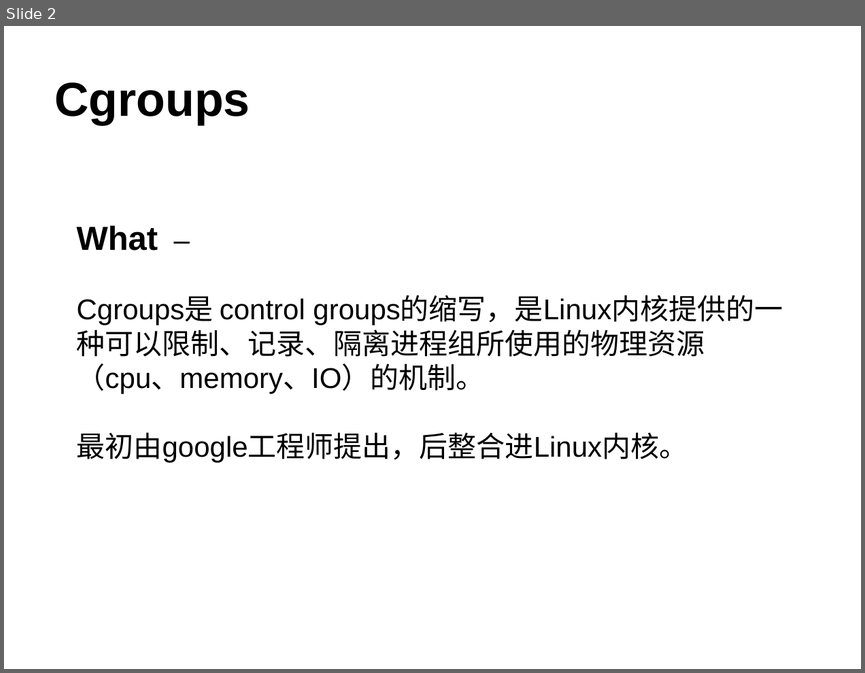
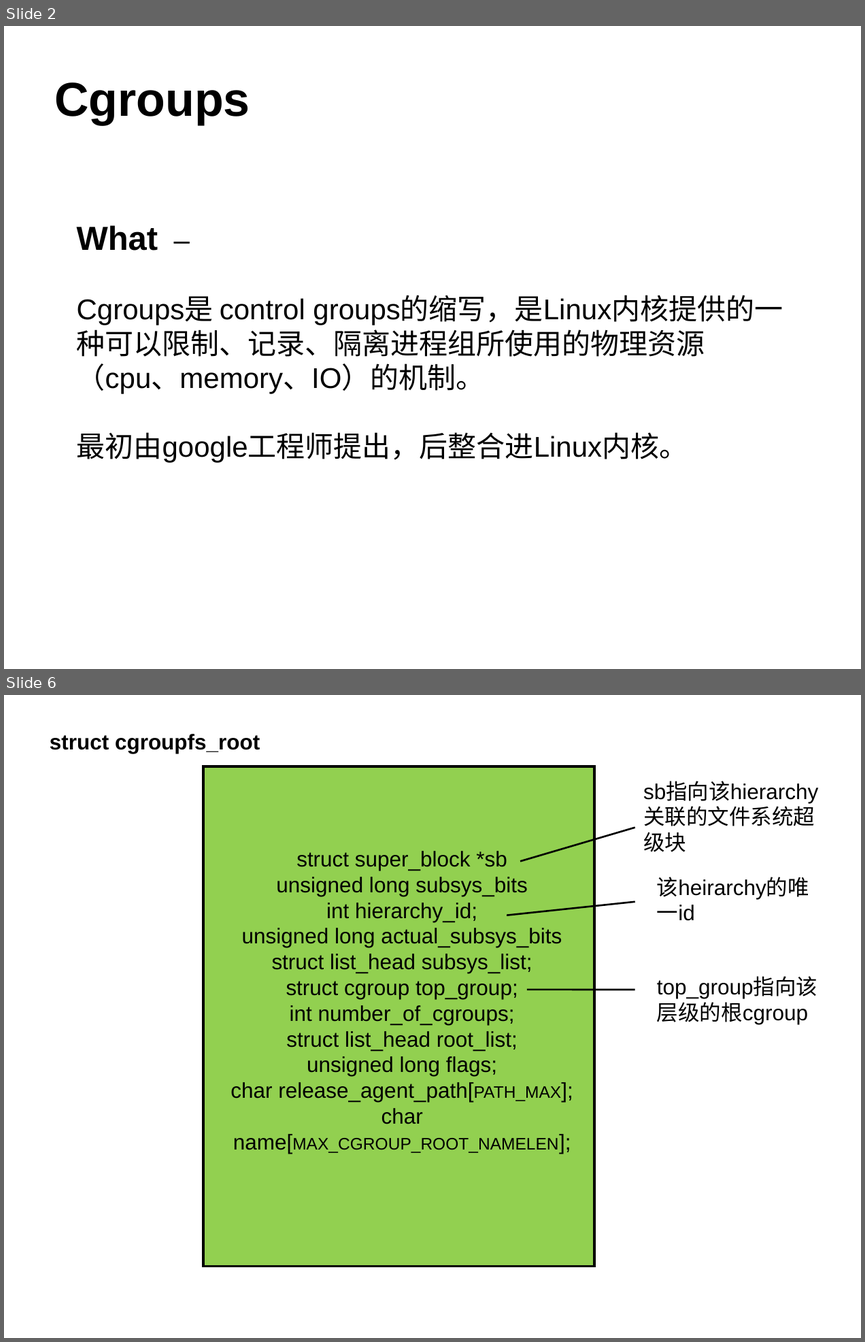
Before and after one commit to L-maple/architecture_diagrams, a slide deck: OS/CGroups.ppt. Shown one above the other, each under a label of ours: slide 2 before the commit, slides 2 and 6 after it; the slides between them are not shown. The pictures are 865x673 and 865x1342 pixels, drawn with LibreOffice and Linux fonts; fonts in the diff are those of the drawing. Boxes give left, top, right and bottom in pixels: in the first picture for what was removed or moved away, otherwise in the second. Text is boxed around its words. In the diff, an @@ line names an element or a change of style, - is before the commit and + after.

```diff
--- a/OS/CGroups.ppt
+++ b/OS/CGroups.ppt
@@ slide 6 added at <box>4,695,861,1338</box>, background #FFFFFF @@
@@ text added at <box>50,734,260,753</box>, 18 pt, text #000000, bold @@
+struct cgroupfs_root
@@ rectangle added at <box>203,767,594,1266</box>, fill #92D050, outline #000000 2.24 pt @@
@@ text added at <box>634,773,830,859</box>, 18 pt, text #000000 @@
+sb指向该hierarchy关联的文件系统超级块
@@ line added from (520, 861) to (634, 827), #000000 1.5 pt @@
@@ text added at <box>230,851,562,1153</box>, 18 pt, text #000000 @@
+struct super_block *sb
+unsigned long subsys_bits
+int hierarchy_id;
+unsigned long actual_subsys_bits
+struct list_head subsys_list;
+struct cgroup top_group;
+int number_of_cgroups;
+struct list_head root_list;
+unsigned long flags;
+char release_agent_path[PATH_MAX];
+char name[MAX_CGROUP_ROOT_NAMELEN];
@@ text added at <box>657,877,809,900</box>, 18 pt, text #000000 @@
+该heirarchy的唯一id
@@ line added from (507, 915) to (634, 902), #000000 1.5 pt @@
@@ text added at <box>657,977,817,998</box>, 18 pt, text #000000 @@
+top_group指向该层级的根cgroup
@@ line added from (527, 989) to (634, 989), #000000 1.5 pt @@
```
Also in this commit, not shown: 4 slides changed, 5 other slides added, 4 slides removed, 3 other files.
